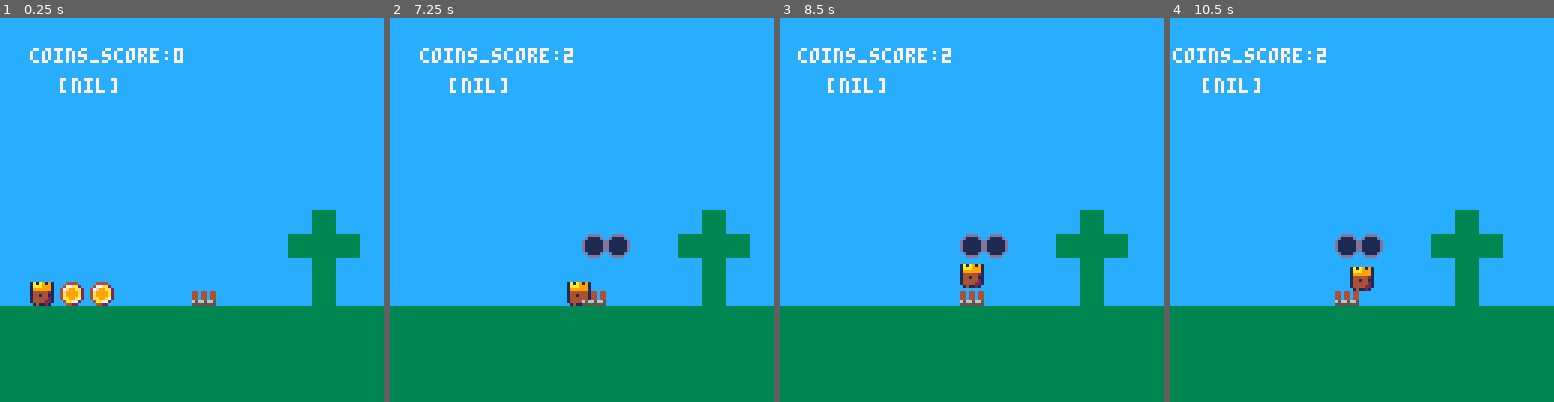
Above: before the commit, frames 1-4 (left to right).
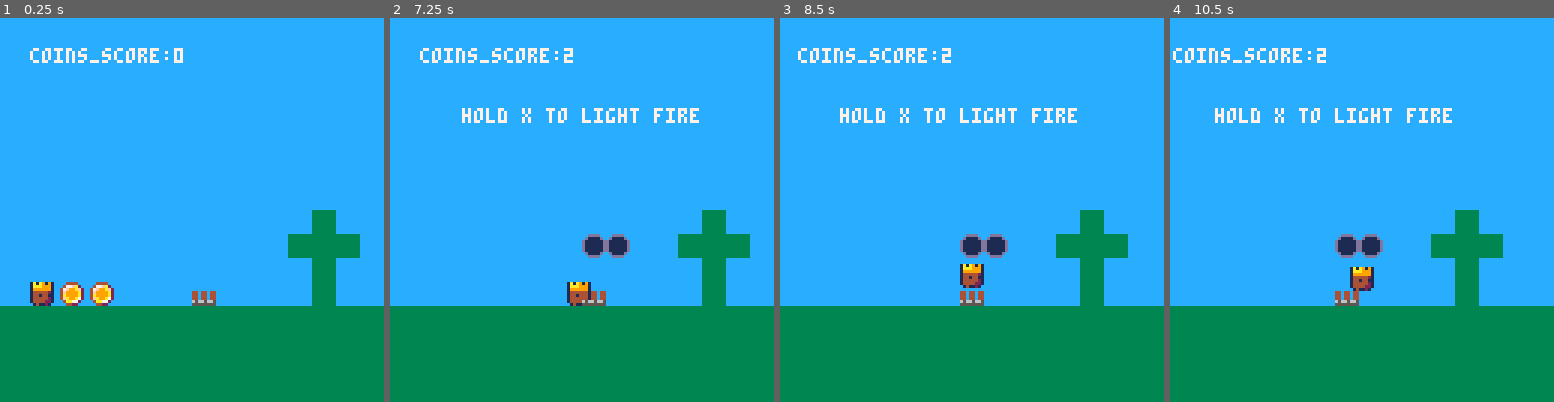
Above: after the commit, the same moments.

Repository: shen-sat/kingdom
Game: PICO-8 cartridge kingdom.p8
The game is run twice, just before and just after one commit, with the same random seed, the same clock (stepped at 60 frames per second) and the same inputs.
Inputs:
- Up to frame 1 (0.25 s): no input
- Up to frame 2 (7.25 s): tap X (X key) at 0.33, 1.07, 1.85, 2.97, 4.08, 5.2, 6.32 s; hold Right 1.6-2.1 s; hold Up 2.15-2.42 s; hold Right 2.47-3.03 s; hold Left 3.08-3.58 s; hold Down 3.63-3.97 s; hold Right 4.02-4.68 s; hold Up 4.73-5.03 s; hold Left 5.08-5.68 s; hold Down 5.73-6.03 s; hold Right 6.08-6.58 s; hold Right 6.63-7.13 s; hold Up from 7.18 s (still down)
- Up to frame 3 (8.5 s): tap X (X key) at 7.43 s; release Up at 7.45 s; hold Right 7.5-8.07 s; hold Left from 8.12 s (still down)
- Up to frame 4 (10.5 s): tap X (X key) at 8.55, 9.67 s; release Left at 8.62 s; hold Down 8.67-9 s; hold Right 9.05-9.72 s; hold Up 9.77-10.07 s; hold Left from 10.12 s (still down)

The runs differ from the first frame. In frame 1, 0.2% of the frame differs, in the area x 15-31%, y 15-20%; in frame 2, 1.1%, in the area x 15-81%, y 15-28%; in frame 3, 1.1%; in frame 4, 1.1%.

Commit message:
Add tutorial message to hold x to light fire

Diff:
--- a/kingdom.p8
+++ b/kingdom.p8
@@ -118,17 +118,18 @@
  cls()
  map(0,0)
  print('coins_score:'..coin_score, 10, 10, 7)
- print(counter, 20, 20, 7)
  for cst in all(cost_icons) do
   spr(cst.sprite,cst.x,cst.y)
  end
  spr(player.sprite,player.x,player.y)
  spr(camp_fire:sprite(),camp_fire.x,camp_fire.y)
-
  for item in all(buyable_items) do
   if is_overlapping(player,item) and not item.is_bought then
    draw_cost(item)
   end
+ end
+ if is_overlapping(player, camp_fire) and not camp_fire.is_bought then
+  print('hold x to light fire',64 - 40,30,7)
  end
 
  for c in all(coins) do
